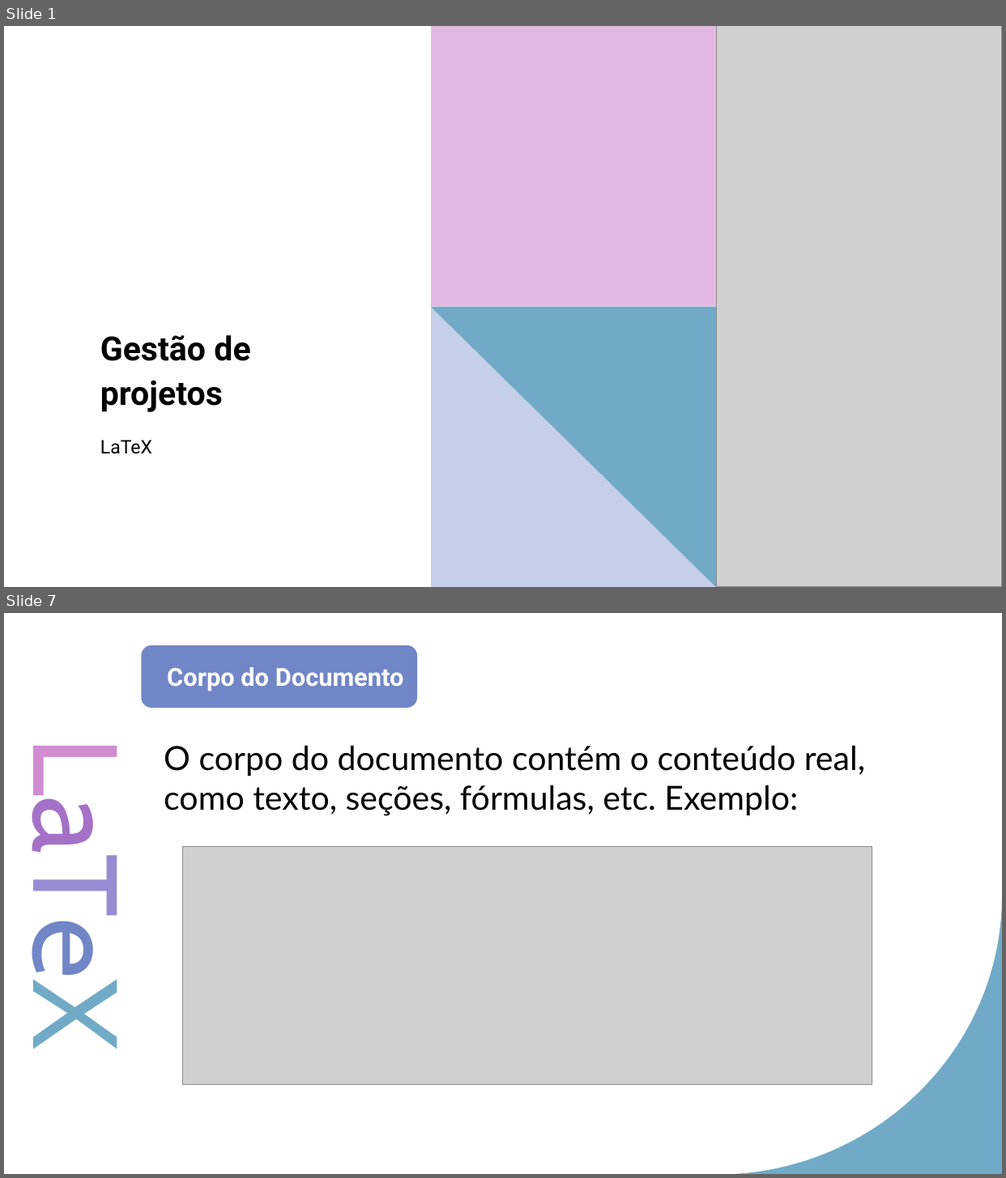
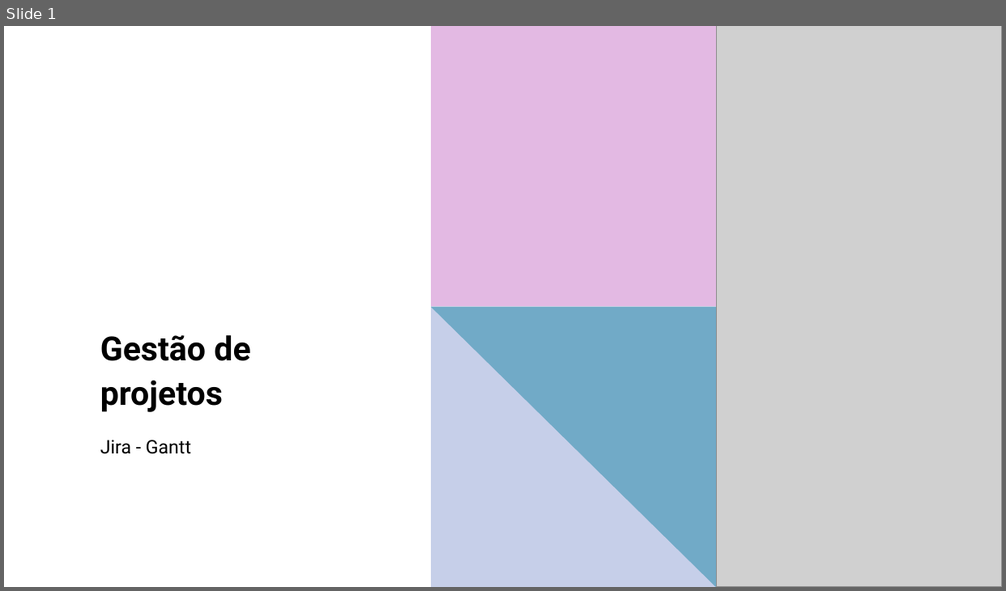
Before and after one commit to LeonardoRaiz/FATEC, a slide deck: Gestao de Projetos/PPT/Aula 04/Aula 04.pptx. Shown one above the other, each under a label of ours: slides 1 and 7 before the commit, slide 1 after it; the slides between them are not shown. The pictures are 1006x1178 and 1006x591 pixels, drawn with LibreOffice and Linux fonts; fonts in the diff are those of the drawing; grey boxes stand for pictures. Boxes give left, top, right and bottom in pixels: in the first picture for what was removed or moved away, otherwise in the second. Text is boxed around its words. In the diff, an @@ line names an element or a change of style, - is before the commit and + after.

```diff
--- a/Gestao de Projetos/PPT/Aula 04/Aula 04.pptx
+++ b/Gestao de Projetos/PPT/Aula 04/Aula 04.pptx
@@ slide 7 removed at bbox=[4, 613, 1002, 1174], background #FFFFFF; not listed: 1 template element that a slide beside it also shows @@
@@ rounded rectangle removed at bbox=[141, 645, 417, 707] @@
-Corpo do Documento
@@ text removed at bbox=[164, 745, 865, 816] @@
-O corpo do documento contém o conteúdo real, como texto, seções, fórmulas, etc. Exemplo:
@@ text removed at bbox=[4, 768, 148, 1041] @@
-LaTeX
@@ picture removed at bbox=[182, 846, 872, 1084] @@
@@ slide 1 changed as well @@
@@ subtitle at bbox=[100, 440, 191, 454]: text changed @@
-LaTeX
+Jira - Gantt
```
Also in this commit, not shown: 13 other slides removed.
